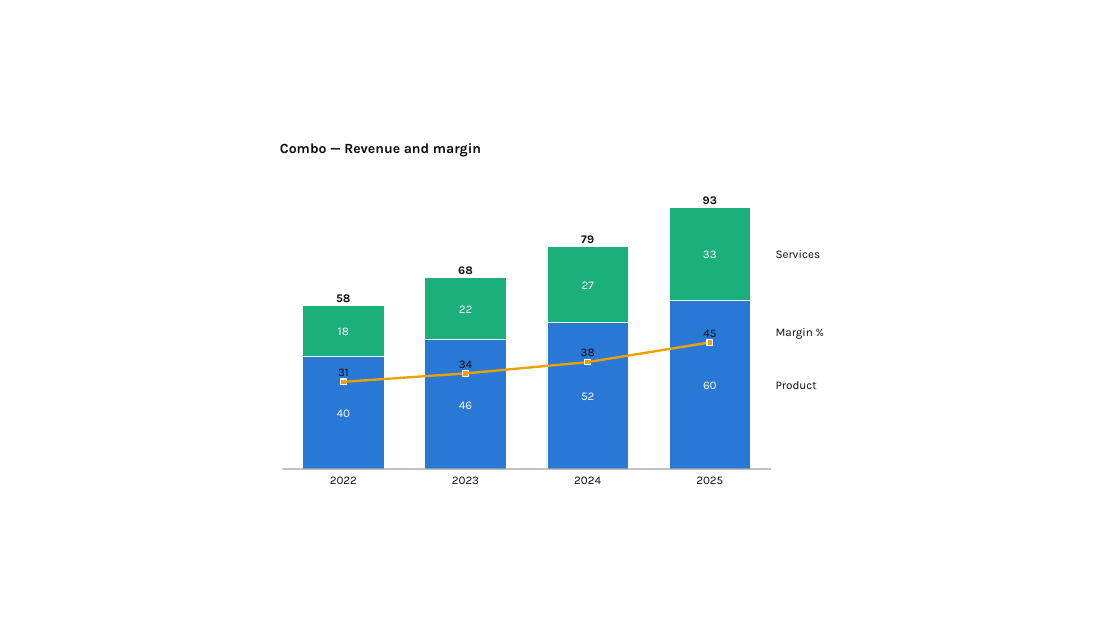
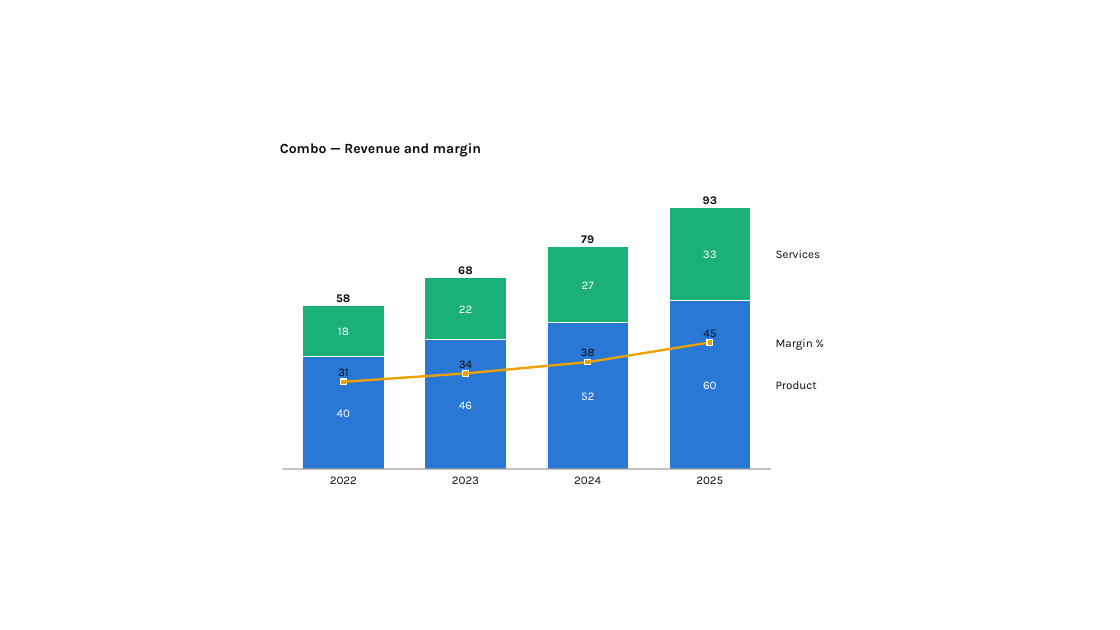
Before and after one commit to dannbleeker/PowerChart, a slide deck: slide 12 of examples/showcase.pptx. Drawn at 1120x630 pixels with LibreOffice and Linux fonts; fonts in the diff are those of the drawing. Boxes give left, top, right and bottom in pixels: in the first picture for what was removed or moved away, otherwise in the second. Text is boxed around its words. In the diff, an @@ line names an element or a change of style, - is before the commit and + after.

```diff
--- a/examples/showcase.pptx
+++ b/examples/showcase.pptx
@@ text "Margin %": place and size @@
-text "Margin %" at box(776, 328, 813, 339)
+text "Margin %" at box(776, 339, 813, 350)
```
Also in this commit, not shown: 8 other slides changed, 11 other files.
